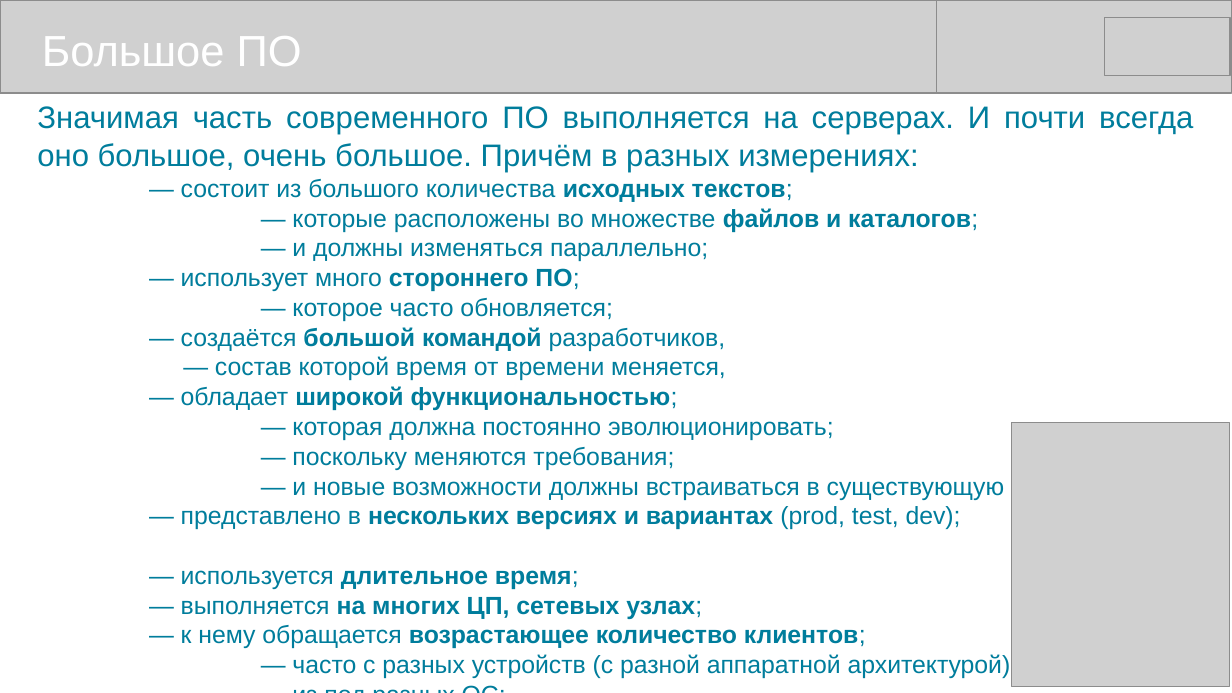
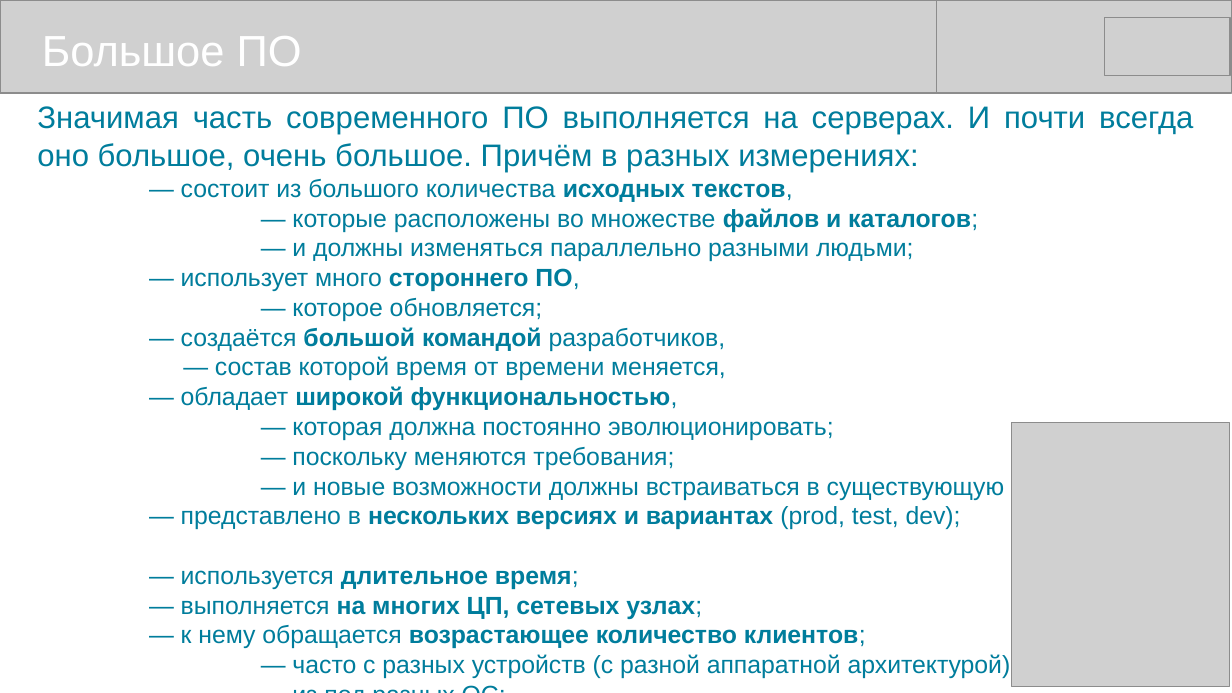
Before and after one commit to mike-shock/Go_language, a slide deck: slide 3 of view/Go_View.odp. Drawn at 1232x693 pixels with LibreOffice and Linux fonts; fonts in the diff are those of the drawing; grey boxes stand for pictures. Boxes give left, top, right and bottom in pixels: in the first picture for what was removed or moved away, otherwise in the second. Text is boxed around its words. In the diff, an @@ line names an element or a change of style, - is before the commit and + after.

```diff
--- a/view/Go_View.odp
+++ b/view/Go_View.odp
@@ text at (181, 179, 793, 202): text changed @@
-— состоит из большого количества исходных текстов;
+— состоит из большого количества исходных текстов,
@@ text at (181, 242, 914, 321): text changed @@
-— и должны изменяться параллельно;
-— использует много стороннего ПО;
-— которое часто обновляется;
+— и должны изменяться параллельно разными людьми;
+— использует много стороннего ПО,
+— которое обновляется;
@@ text at (181, 386, 678, 410): text changed @@
-— обладает широкой функциональностью;
+— обладает широкой функциональностью,
```
Also in this commit, not shown: 10 other slides changed.
